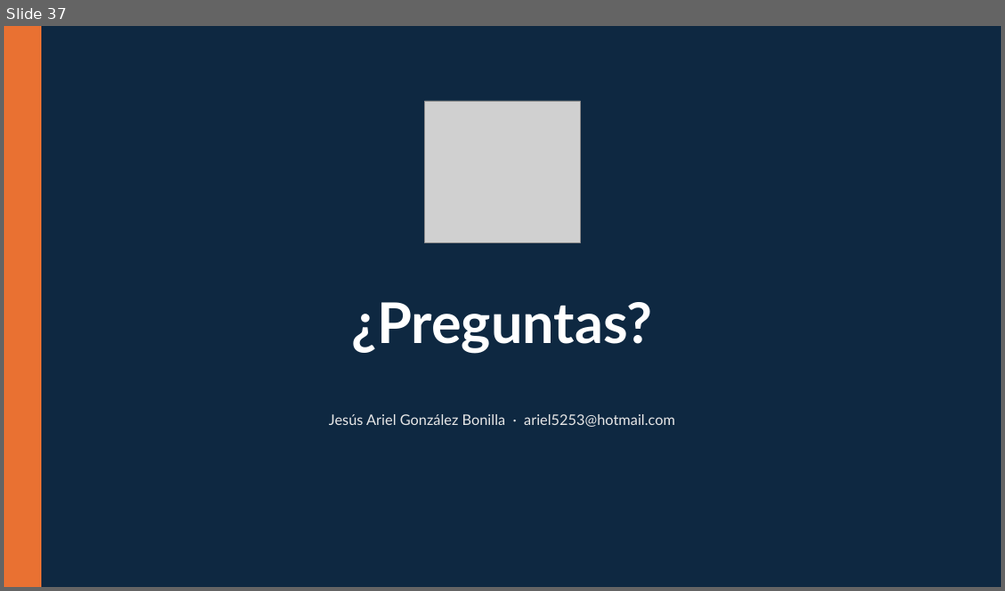
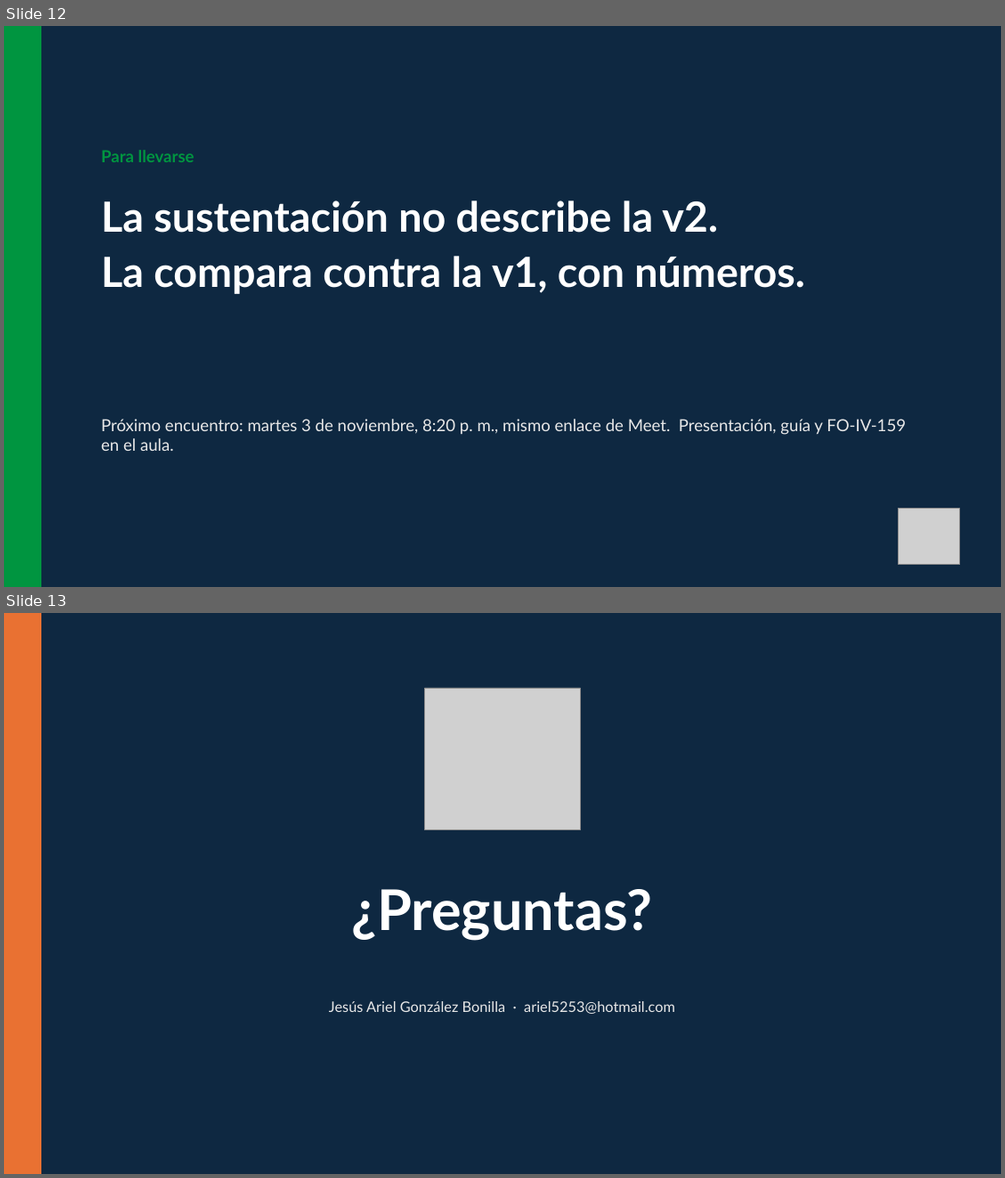
Before and after one commit to code-corhuila/ova-web, a slide deck: 2026-B/disenio-patrones-arquitectonicos/proyecto-aula/slides/encuentro-04-asesoria.pptx. Shown one above the other, each under a label of ours: slide 37 before the commit, slides 12 and 13 after it. The pictures are 1005x591 and 1005x1178 pixels, drawn with LibreOffice and Linux fonts; fonts in the diff are those of the drawing; grey boxes stand for pictures. Boxes give left, top, right and bottom in pixels: in the first picture for what was removed or moved away, otherwise in the second. Text is boxed around its words. In the diff, an @@ line names an element or a change of style, - is before the commit and + after.

```diff
--- a/2026-B/disenio-patrones-arquitectonicos/proyecto-aula/slides/encuentro-04-asesoria.pptx
+++ b/2026-B/disenio-patrones-arquitectonicos/proyecto-aula/slides/encuentro-04-asesoria.pptx
@@ slide 12 added at [4,26,1001,587], background #0E2841 @@
@@ rectangle added at [4,26,41,587], fill #009540 @@
@@ text added at [101,150,194,162], 16 pt, text #009540, bold @@
+Para llevarse
@@ text added at [101,200,805,294], 40 pt, text #FFFFFF, bold @@
+La sustentación no describe la v2.
+La compara contra la v1, con números.
@@ text added at [101,418,906,451], 16 pt, text #E8E8E8 @@
+Próximo encuentro: martes 3 de noviembre, 8:20 p. m., mismo enlace de Meet. Presentación, guía y FO-IV-159 en el aula.
@@ picture added at [898,508,960,564] @@
@@ what was slide 37 is now slide 13 @@
```
Also in this commit, not shown: 3 slides changed, 8 other slides added, 33 slides removed, 1 other file.
